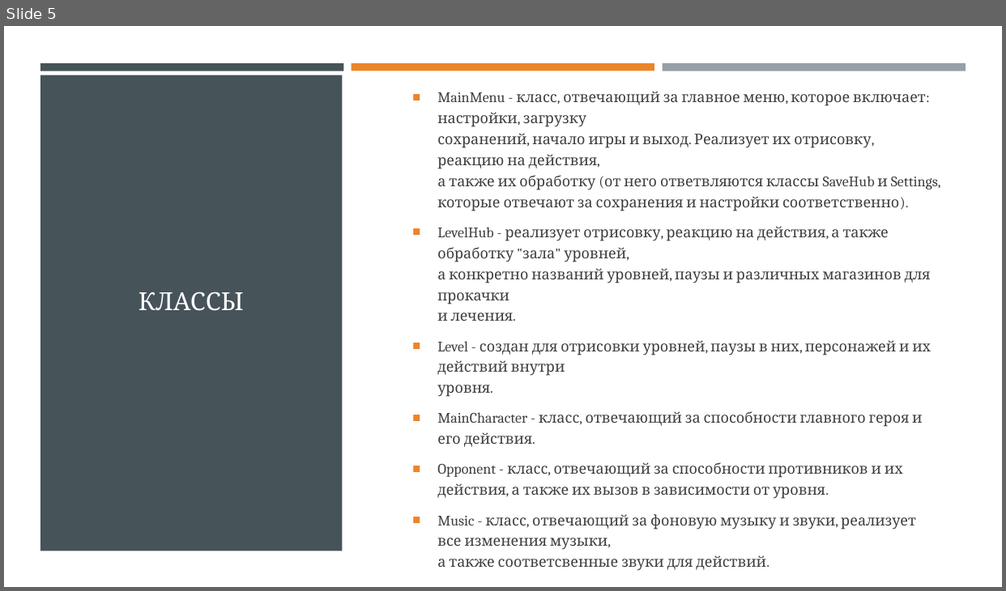
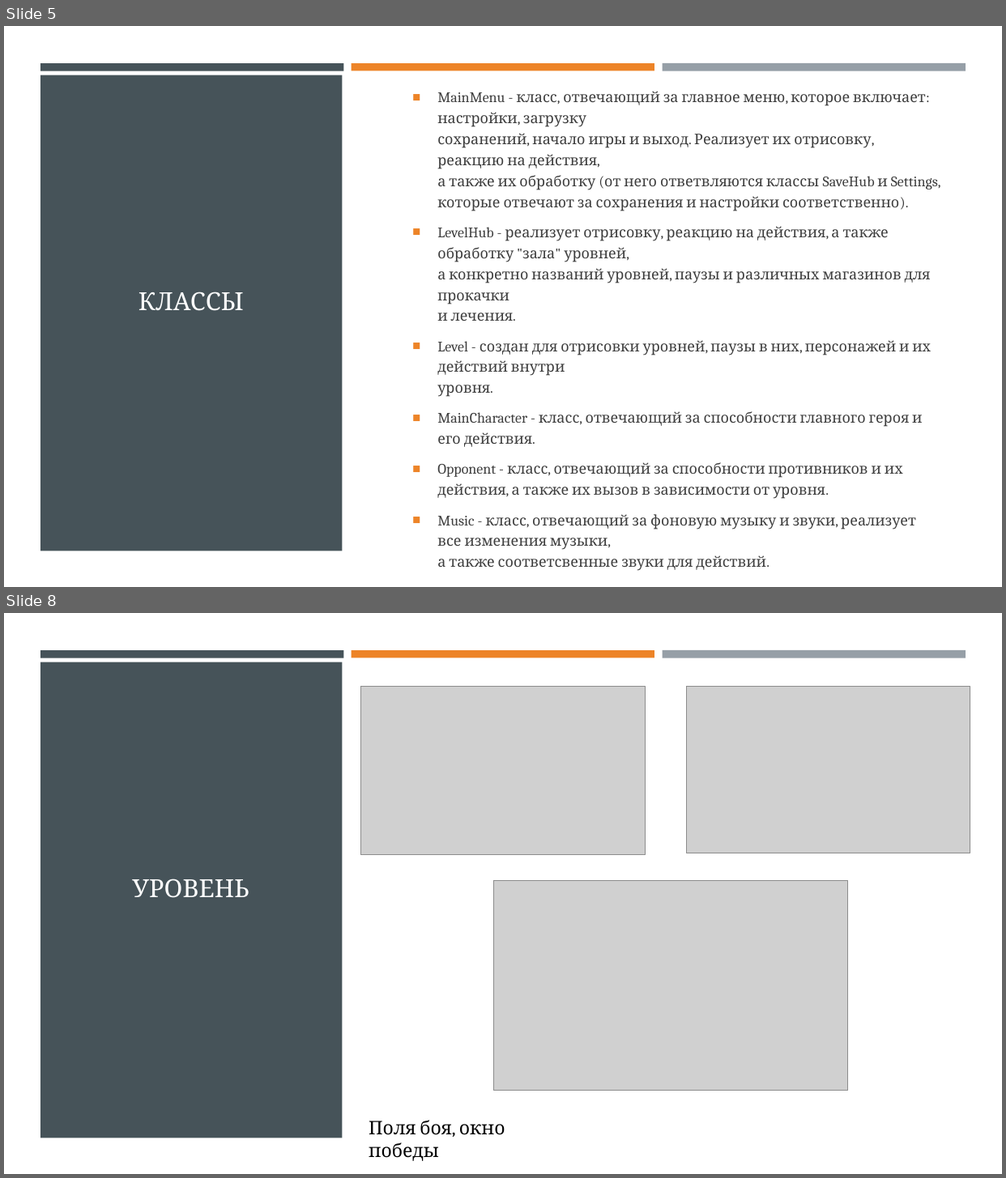
Before and after one commit to vitalybash/Overslept, a slide deck: documents/Презентация. Overslept.pptx. Shown one above the other, each under a label of ours: slide 5 before the commit, slides 5 and 8 after it; the slides between them are not shown. The pictures are 1006x591 and 1006x1178 pixels, drawn with LibreOffice and Linux fonts; fonts in the diff are those of the drawing; grey boxes stand for pictures. Boxes give left, top, right and bottom in pixels: in the first picture for what was removed or moved away, otherwise in the second. Text is boxed around its words. In the diff, an @@ line names an element or a change of style, - is before the commit and + after.

```diff
--- a/documents/Презентация. Overslept.pptx
+++ b/documents/Презентация. Overslept.pptx
@@ slide 8 added at (4,613,1002,1174), background #FFFFFF; not listed: 4 template elements that a slide beside it also shows @@
@@ picture added at (361,687,645,855) @@
@@ picture added at (686,687,970,854) @@
@@ title added at (132,879,249,898), 24 pt, text #FFFFFF @@
+УРОВЕНЬ
@@ picture added at (493,880,848,1091) @@
@@ text added at (368,1120,505,1161), 18 pt, text #000000 @@
+Поля боя, окно победы
```
Also in this commit, not shown: 1 slide changed, 2 other slides added, 1 other file.
